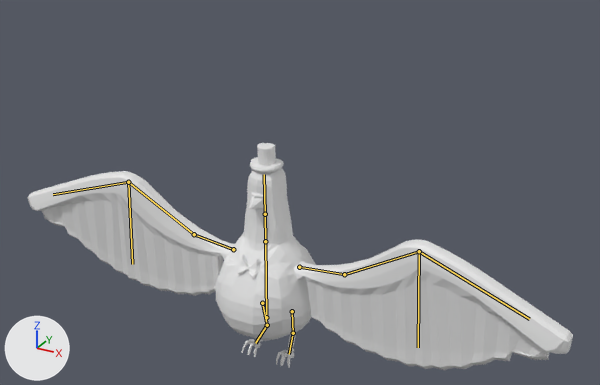
One commit to the Blender file MainUnityProject/Assets/3D assets/WILSONNNN!!!! 1.blend: the scene before it, then after it.
One viewpoint serves both versions: a camera (50 mm lens) standing at (3.44, -5.65, 3.48) and looking at (0.26, 0.13, 0.59). The lights are fixed; the arrows at lower left show +X, +Y and +Z. The bones that bend it are drawn over the model as lines.
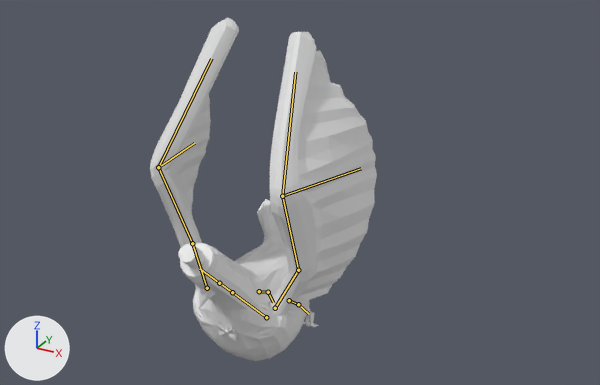
The newer file adds an action. The first version stands in its rest pose; the second is drawn at frame 74 of the action 'ArmatureAction'.

Boxes (x1, y1, x2, y2) around the edits, measured in the pictures (600 x 385 px):
'Cube', posed (58% narrower, 51% taller)
    before: (28, 143, 573, 370)
    after: (150, 18, 377, 361)
bone 'Bone', root to tip
    before: (266, 317) to (265, 241)
    after: (266, 317) to (232, 292)
bone 'Bone.001', root to tip
    before: (265, 241) to (265, 214)
    after: (232, 292) to (219, 283)
bone '1.L', root to tip
    before: (299, 267) to (344, 274)
    after: (275, 308) to (298, 270)
bone '2.L', root to tip
    before: (344, 274) to (419, 251)
    after: (298, 270) to (282, 196)
bone '3.L', root to tip
    before: (419, 251) to (529, 319)
    after: (282, 196) to (295, 72)
bone '4.L', root to tip
    before: (419, 251) to (418, 347)
    after: (282, 196) to (361, 168)
bone '5.L', root to tip
    before: (292, 311) to (293, 333)
    after: (289, 300) to (298, 304)
bone '6.L', root to tip
    before: (293, 333) to (289, 354)
    after: (298, 304) to (308, 313)
bone '1.R', root to tip
    before: (233, 249) to (194, 234)
    after: (207, 288) to (192, 243)
bone '2.R', root to tip
    before: (194, 234) to (128, 182)
    after: (192, 243) to (158, 167)
bone '3.R', root to tip
    before: (128, 182) to (53, 194)
    after: (158, 167) to (211, 58)
bone '4.R', root to tip
    before: (128, 182) to (132, 264)
    after: (158, 167) to (194, 143)
bone '5.R', root to tip
    before: (262, 303) to (267, 325)
    after: (259, 291) to (268, 292)
bone '6.R', root to tip
    before: (267, 325) to (255, 343)
    after: (268, 292) to (273, 302)

The change, as a diff of the scene's bpy script:
```diff
--- a/MainUnityProject/Assets/3D assets/WILSONNNN!!!! 1.blend.py
+++ b/MainUnityProject/Assets/3D assets/WILSONNNN!!!! 1.blend.py
@@ bone_bone @@
 bone_bone = bpy.data.objects['Armature'].pose.bones['Bone']
-bone_bone.rotation_quaternion = (1.0, 0.0, 0.0, 0.0)  # degrees (0, 0, 0)
+bone_bone.rotation_quaternion = (0.896, 0.383, 0.0, -0.009)  # degrees (46, 0, -1)
@@ bone_bone_001 @@
 bone_bone_001 = bpy.data.objects['Armature'].pose.bones['Bone.001']  # child of 'Bone'
-bone_bone_001.rotation_quaternion = (1.0, 0.0, 0.0, 0.0)  # degrees (0, 0, 0)
+bone_bone_001.rotation_quaternion = (1.0, -0.012, 0.001, 0.0)  # degrees (-1, 0, 0)
@@ bone_1_l @@
 bone_1_l = bpy.data.objects['Armature'].pose.bones['1.L']  # child of 'Bone'
-bone_1_l.rotation_quaternion = (1.0, 0.0, 0.0, 0.0)  # degrees (0, 0, 0)
+bone_1_l.rotation_quaternion = (0.834, -0.488, 0.185, 0.127)  # degrees (-60, 26, 2)
@@ bone_2_l @@
 bone_2_l = bpy.data.objects['Armature'].pose.bones['2.L']  # child of '1.L'
-bone_2_l.rotation_quaternion = (1.0, 0.0, 0.0, 0.0)  # degrees (0, 0, 0)
+bone_2_l.rotation_quaternion = (0.978, -0.191, 0.069, 0.028)  # degrees (-22, 8, 2)
@@ bone_3_l @@
 bone_3_l = bpy.data.objects['Armature'].pose.bones['3.L']  # child of '2.L'
-bone_3_l.rotation_quaternion = (1.0, 0.0, 0.0, 0.0)  # degrees (0, 0, 0)
+bone_3_l.rotation_quaternion = (0.972, -0.193, -0.1, 0.035)  # degrees (-23, -11, 6)
@@ bone_4_l @@
 bone_4_l = bpy.data.objects['Armature'].pose.bones['4.L']  # child of '2.L'
-bone_4_l.rotation_quaternion = (1.0, 0.0, 0.0, 0.0)  # degrees (0, 0, 0)
+bone_4_l.rotation_quaternion = (0.99, 0.01, -0.042, 0.087)  # degrees (1, -5, 10)
@@ bone_5_l @@
 bone_5_l = bpy.data.objects['Armature'].pose.bones['5.L']  # child of 'Bone'
-bone_5_l.rotation_quaternion = (1.0, 0.0, 0.0, 0.0)  # degrees (0, 0, 0)
+bone_5_l.rotation_quaternion = (0.996, 0.002, 0.046, -0.021)  # degrees (0, 5, -2)
@@ bone_6_l @@
 bone_6_l = bpy.data.objects['Armature'].pose.bones['6.L']  # child of '5.L'
-bone_6_l.rotation_quaternion = (1.0, 0.0, 0.0, 0.0)  # degrees (0, 0, 0)
+bone_6_l.rotation_quaternion = (0.916, 0.045, -0.004, 0.362)  # degrees (5, -2, 43)
@@ bone_1_r @@
 bone_1_r = bpy.data.objects['Armature'].pose.bones['1.R']  # child of 'Bone'
-bone_1_r.rotation_quaternion = (1.0, 0.0, 0.0, 0.0)  # degrees (0, 0, 0)
+bone_1_r.rotation_quaternion = (0.8, -0.468, -0.075, -0.32)  # degrees (-54, -26, -30)
@@ bone_2_r @@
 bone_2_r = bpy.data.objects['Armature'].pose.bones['2.R']  # child of '1.R'
-bone_2_r.rotation_quaternion = (1.0, 0.0, 0.0, 0.0)  # degrees (0, 0, 0)
+bone_2_r.rotation_quaternion = (0.993, 0.01, -0.023, 0.106)  # degrees (1, -3, 12)
@@ bone_3_r @@
 bone_3_r = bpy.data.objects['Armature'].pose.bones['3.R']  # child of '2.R'
-bone_3_r.rotation_quaternion = (1.0, 0.0, 0.0, 0.0)  # degrees (0, 0, 0)
+bone_3_r.rotation_quaternion = (0.877, -0.369, 0.176, -0.244)  # degrees (-48, 7, -34)
@@ bone_4_r @@
 bone_4_r = bpy.data.objects['Armature'].pose.bones['4.R']  # child of '2.R'
-bone_4_r.rotation_quaternion = (1.0, 0.0, 0.0, 0.0)  # degrees (0, 0, 0)
+bone_4_r.rotation_quaternion = (0.93, -0.128, 0.309, -0.118)  # degrees (-22, 33, -21)
@@ bone_5_r @@
 bone_5_r = bpy.data.objects['Armature'].pose.bones['5.R']  # child of 'Bone'
-bone_5_r.rotation_quaternion = (1.0, 0.0, 0.0, 0.0)  # degrees (0, 0, 0)
+bone_5_r.rotation_quaternion = (0.991, 0.092, -0.057, -0.053)  # degrees (11, -6, -7)
@@ bone_6_r @@
 bone_6_r = bpy.data.objects['Armature'].pose.bones['6.R']  # child of '5.R'
-bone_6_r.rotation_quaternion = (1.0, 0.0, 0.0, 0.0)  # degrees (0, 0, 0)
+bone_6_r.rotation_quaternion = (0.939, -0.18, -0.056, -0.209)  # degrees (-19, -11, -23)
```
